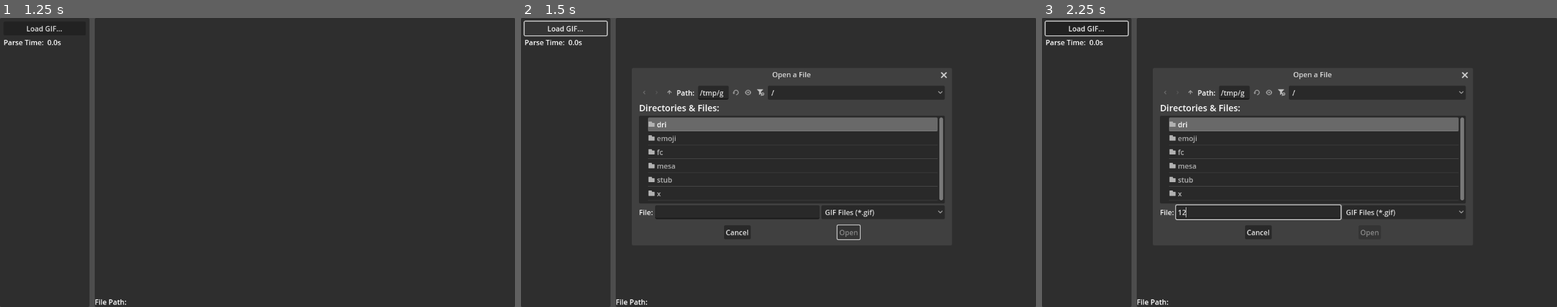
Above: before the commit, frames 1-3 (left to right).
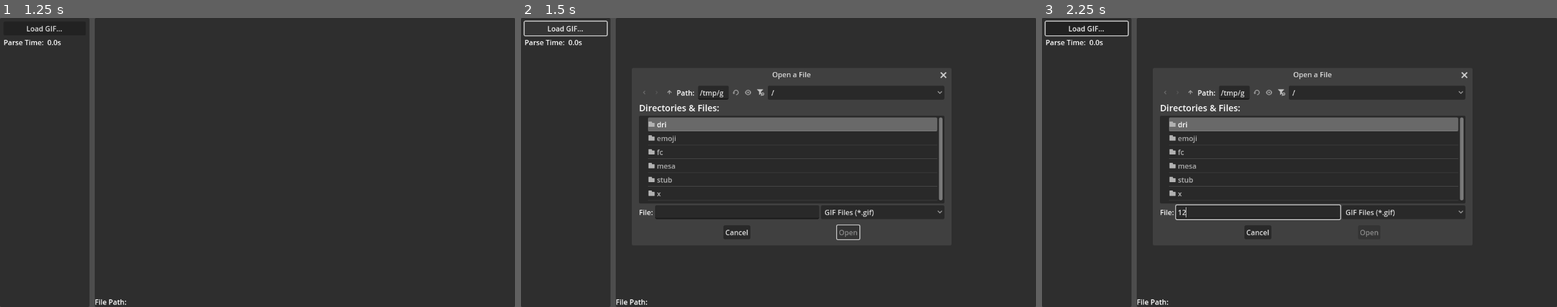
Above: after the commit, the same moments.

Repository: LuizZak/GDScriptGIFLoader
Game: Godot game, scene res://main.tscn
The game is run twice, just before and just after one commit, with the same random seed, the same clock (stepped at 60 frames per second) and the same inputs.
Inputs (mouse positions are in pixels of both pictures, inside the frame that each line leads up to):
- Up to frame 1 (1.25 s): tap Enter at 0.5 s
- Up to frame 2 (1.5 s): click "Load GIF..." at 1.25 s
- Up to frame 3 (2.25 s): click (1258, 211) at 2.02 s; type "12" at 2.1 s

Frame 1 is identical in both runs. In frame 2, 0.3% of the frame differs, in the area x 39-83%, y 18-77%; in frame 3, 0.3%.

Commit message:
Applying typing to more declarations

Diff:
--- a/main.tscn
+++ b/main.tscn
@@ -73,6 +73,24 @@
 unique_name_in_owner = true
 layout_mode = 2
 
+[node name="LoadingPanelContainer" type="PanelContainer" parent="."]
+unique_name_in_owner = true
+visible = false
+layout_mode = 1
+anchors_preset = 15
+anchor_right = 1.0
+anchor_bottom = 1.0
+grow_horizontal = 2
+grow_vertical = 2
+
+[node name="CenterContainer" type="CenterContainer" parent="LoadingPanelContainer"]
+layout_mode = 2
+
+[node name="Label" type="Label" parent="LoadingPanelContainer/CenterContainer"]
+layout_mode = 2
+theme_override_font_sizes/font_size = 32
+text = "Loading..."
+
 [node name="FileDialog" type="FileDialog" parent="."]
 unique_name_in_owner = true
 initial_position = 1
--- a/project.godot
+++ b/project.godot
@@ -14,3 +14,8 @@
 run/main_scene="uid://dr06pyksdqo64"
 config/features=PackedStringArray("4.4", "Forward Plus")
 config/icon="res://icon.svg"
+
+[debug]
+
+gdscript/warnings/untyped_declaration=1
+gdscript/warnings/unsafe_call_argument=1
--- a/scripts/GIFLoader/byte_reader_stream.gd
+++ b/scripts/GIFLoader/byte_reader_stream.gd
@@ -9,7 +9,7 @@
     get:
         return _buffer.size() - _offset
 
-func _init(buffer: PackedByteArray, offset: int = 0):
+func _init(buffer: PackedByteArray, offset: int = 0) -> void:
     self._buffer = buffer
     self._offset = offset
 
@@ -46,76 +46,76 @@
 
 ## Reads an unsinged 8-bit integer and moves the stream forward by 1 byte.
 func read_u8() -> int:
-    var v = self._buffer.decode_u8(_offset)
+    var v := self._buffer.decode_u8(_offset)
     advance(1)
     return v
 
 ## Reads a signed 8-bit integer and moves the stream forward by 1 byte.
 func read_s8() -> int:
-    var v = self._buffer.decode_s8(_offset)
+    var v := self._buffer.decode_s8(_offset)
     advance(1)
     return v
 
 ## Reads an unsigned 16-bit integer and moves the stream forward by 2 bytes.
 func read_u16() -> int:
-    var v = self._buffer.decode_u16(_offset)
+    var v := self._buffer.decode_u16(_offset)
     advance(2)
     return v
 
 ## Reads an unsigned 16-bit integer encoded as least-significant byte first,
 ## and moves the stream forward by 2 bytes.
 func read_u16_little_endian() -> int:
-    var low = read_u8()
-    var high = read_u8() << 8
+    var low := read_u8()
+    var high := read_u8() << 8
     return high | low
 
 ## Reads a signed 16-bit integer and moves the stream forward by 2 bytes.
 func read_s16() -> int:
-    var v = self._buffer.decode_s16(_offset)
+    var v := self._buffer.decode_s16(_offset)
     advance(2)
     return v
 
 ## Reads an signed 16-bit integer encoded as least-significant byte first,
 ## and moves the stream forward by 2 bytes.
 func read_s16_little_endian() -> int:
-    var low = read_u8()
-    var high = read_u8() << 8
+    var low := read_u8()
+    var high := read_u8() << 8
     if low | high < 0:
         return -1
     return high | low
 
 ## Reads an unsigned 32-bit integer and moves the stream forward by 4 bytes.
 func read_u32() -> int:
-    var v = self._buffer.decode_u32(_offset)
+    var v := self._buffer.decode_u32(_offset)
     advance(4)
     return v
 
 ## Reads a signed 32-bit integer and moves the stream forward by 4 bytes.
 func read_s32() -> int:
-    var v = self._buffer.decode_s32(_offset)
+    var v := self._buffer.decode_s32(_offset)
     advance(4)
     return v
 
 ## Reads an unsigned 64-bit integer and moves the stream forward by 8 bytes.
 func read_u64() -> int:
-    var v = self._buffer.decode_u64(_offset)
+    var v := self._buffer.decode_u64(_offset)
     advance(8)
     return v
 
 ## Reads a signed 64-bit integer and moves the stream forward by 8 bytes.
 func read_s64() -> int:
-    var v = self._buffer.decode_s64(_offset)
+    var v := self._buffer.decode_s64(_offset)
     advance(8)
     return v
 
 ## Reads an arbitrary chunk of data from this byte reader and moves the stream
 ## forward by `size` bytes.
 func read_data(size: int) -> PackedByteArray:
-    var v = self._buffer.slice(_offset, _offset + size)
+    var v := self._buffer.slice(_offset, _offset + size)
     advance(size)
     return v
 
 ## Decodes the next `length` bytes from the stream as an ASCII-encoded String.
 func read_ascii(length: int) -> String:
-    var data = read_data(length)
+    var data := read_data(length)
     return data.get_string_from_ascii()
--- a/scripts/GIFLoader/components/application_extension.gd
+++ b/scripts/GIFLoader/components/application_extension.gd
@@ -11,8 +11,8 @@
 var _application_data: Array[DataBlock]
 var _error: Error
 
-func _init(input_stream: ByteReaderStream):
-    var identification_block = DataBlock.new(input_stream)
+func _init(input_stream: ByteReaderStream) -> void:
+    var identification_block := DataBlock.new(input_stream)
     var application_data: Array[DataBlock] = []
 
     if not input_stream.is_eof():
@@ -32,14 +32,14 @@
 func get_error() -> Error:
     return _error
 
-func _save_data(identification_block: DataBlock, application_data: Array[DataBlock]):
+func _save_data(identification_block: DataBlock, application_data: Array[DataBlock]) -> void:
     _identification_block = identification_block
 
     if _identification_block.get_declared_block_size() != 11:
         _error = Error.ERR_FILE_CORRUPT
         return
 
-    var stream = _identification_block.get_data_as_byte_reader_stream()
+    var stream := _identification_block.get_data_as_byte_reader_stream()
 
     _application_identifier = stream.read_ascii(8)
     _application_authentication_code = stream.read_ascii(3)
--- a/scripts/GIFLoader/components/color_table.gd
+++ b/scripts/GIFLoader/components/color_table.gd
@@ -5,7 +5,7 @@
 var _int_colors: PackedInt32Array
 var _error: Error
 
-func _init(input_stream: ByteReaderStream, number_of_colors: int):
+func _init(input_stream: ByteReaderStream, number_of_colors: int) -> void:
     if number_of_colors < 0 or number_of_colors > 256:
         _error = Error.ERR_FILE_CORRUPT
         return
--- a/scripts/GIFLoader/components/data_block.gd
+++ b/scripts/GIFLoader/components/data_block.gd
@@ -15,7 +15,7 @@
 var _data: PackedByteArray
 var _error: Error
 
-func _init(input_stream: ByteReaderStream):
+func _init(input_stream: ByteReaderStream) -> void:
     if input_stream.is_eof():
         _error = Error.ERR_FILE_CORRUPT
         return
@@ -60,7 +60,7 @@
 
 ## Creates an empty data block of size zero.
 static func make_empty() -> DataBlock:
-    var data = PackedByteArray([0])
+    var data := PackedByteArray([0])
     return DataBlock.new(ByteReaderStream.new(data))
 
 ## Skips a data block from the given stream and returns a number that specifies
@@ -76,6 +76,6 @@
 
 # Skips variable length blocks up to and including the next zero length block
 # (block terminator)
-static func skip_blocks(input_stream: ByteReaderStream):
+static func skip_blocks(input_stream: ByteReaderStream) -> void:
     while DataBlock.skip_stream(input_stream) > 0:
         pass
--- a/scripts/GIFLoader/components/gif_frame.gd
+++ b/scripts/GIFLoader/components/gif_frame.gd
@@ -25,7 +25,7 @@
     previous_frame: GifFrame,
     previous_frame_but1: GifFrame,
     index: int
-):
+) -> void:
     _index = index
     _logical_screen_descriptor = logical_screen_descriptor
     _global_color_table = global_color_table
@@ -50,11 +50,11 @@
 
 func _decode(input_stream: ByteReaderStream) -> void:
     _extension = _graphic_control_extension
-    var transparent_color_index = _graphic_control_extension.transparent_color_index()
-
-    var image_descriptor = ImageDescriptor.new(input_stream)
-
-    var background_color = Color.from_rgba8(0, 0, 0, 0)
+    var transparent_color_index := _graphic_control_extension.transparent_color_index()
+
+    var image_descriptor := ImageDescriptor.new(input_stream)
+
+    var background_color := Color.from_rgba8(0, 0, 0, 0)
 
     var active_color_table: ColorTable
     if image_descriptor.has_local_color_table():
@@ -70,8 +70,8 @@
             background_color = Color.from_rgba8(0, 0, 0, 0)
 
     # Decode pixel data
-    var pixel_count = image_descriptor.size().x * image_descriptor.size().y
-    var tbid = TableBasedImageData.new(input_stream, pixel_count)
+    var pixel_count := image_descriptor.size().x * image_descriptor.size().y
+    var tbid := TableBasedImageData.new(input_stream, pixel_count)
     if tbid.get_pixel_indices().is_empty():
         _error = Error.ERR_FILE_CORRUPT
         return
--- a/scripts/GIFLoader/components/gif_header.gd
+++ b/scripts/GIFLoader/components/gif_header.gd
@@ -4,7 +4,7 @@
 var _gif_version: String
 var _error: Error
 
-func _init(input_stream: ByteReaderStream):
+func _init(input_stream: ByteReaderStream) -> void:
     if input_stream.remaining_bytes < 6:
         _error = Error.ERR_FILE_UNRECOGNIZED
         return
--- a/scripts/GIFLoader/components/graphic_control_extension.gd
+++ b/scripts/GIFLoader/components/graphic_control_extension.gd
@@ -25,7 +25,7 @@
 var _transparent_color_index: int
 var _error: Error
 
-func _init(input_stream: ByteReaderStream):
+func _init(input_stream: ByteReaderStream) -> void:
     _block_size = input_stream.read_byte()
 
     var packed := PackedField.new(input_stream.read_byte())
@@ -55,7 +55,6 @@
 func disposal_method() -> DisposalMethod:
     return _disposal_method
 
-## <summary>
 ## Indicates whether or not user input is expected before continuing.
 ## If the flag is set, processing will continue when user input is
 ## entered.
@@ -68,7 +67,6 @@
 ## When a Delay Time is used and the User Input Flag is set,
 ## processing will continue when user input is received or when the
 ## delay time expires, whichever occurs first.
-## </summary>
 func expects_user_input() -> bool:
     return _expects_user_input
 
--- a/scripts/GIFLoader/components/logical_screen_descriptor.gd
+++ b/scripts/GIFLoader/components/logical_screen_descriptor.gd
@@ -22,7 +22,7 @@
 var _pixel_aspect_ratio: int
 var _error: Error
 
-func _init(input_stream: ByteReaderStream):
+func _init(input_stream: ByteReaderStream) -> void:
     if input_stream.remaining_bytes < 7:
         _error = Error.ERR_FILE_CORRUPT
         return
--- a/scripts/GIFLoader/components/netscape_extension.gd
+++ b/scripts/GIFLoader/components/netscape_extension.gd
@@ -7,7 +7,7 @@
 
 var _loop_count: int
 
-func _save_data(identification_block: DataBlock, application_data: Array[DataBlock]):
+func _save_data(identification_block: DataBlock, application_data: Array[DataBlock]) -> void:
     super._save_data(identification_block, application_data)
 
     for block in application_data:
@@ -16,7 +16,7 @@
 
         # The first byte in a Netscape application extension data block should
         # be 1. Ignore if anything else.
-        var reader = block.get_data_as_byte_reader_stream()
+        var reader := block.get_data_as_byte_reader_stream()
         if block.get_actual_block_size() > 2 && reader.read_byte() == 1:
             _loop_count = reader.read_short()
 
--- a/scripts/GIFLoader/components/table_based_image_data.gd
+++ b/scripts/GIFLoader/components/table_based_image_data.gd
@@ -14,7 +14,7 @@
 var _lzw_minimum_code_size: int
 var _error: Error
 
-func _init(input_stream: ByteReaderStream, pixel_count: int):
+func _init(input_stream: ByteReaderStream, pixel_count: int) -> void:
     if pixel_count < 1:
         _error = Error.ERR_PARAMETER_RANGE_ERROR
         return
@@ -34,9 +34,9 @@
     ## Number oof bytes still to be extracted from the current data block
     var bytes_to_extract := 0
 
-    var prefix = PackedInt32Array()
+    var prefix := PackedInt32Array()
     prefix.resize(MAX_STACK_SIZE)
-    var suffix = PackedByteArray()
+    var suffix := PackedByteArray()
     suffix.resize(MAX_STACK_SIZE)
     var pixel_stack: PackedByteArray = []
     pixel_stack.resize(pixel_count)
@@ -64,7 +64,7 @@
     # Initialise block to an empty data block. This will be overwritten
     # first time through the loop with a data block read from the input
     # stream.
-    var block = DataBlock.make_empty()
+    var block := DataBlock.make_empty()
     var block_data: PackedByteArray = []
 
     pixel_index = 0
@@ -99,8 +99,7 @@
 
                 # Append the contents of the current byte in the data block to the
                 # beginning of the datum
-                var new_datum := block_data[index_in_data_block] << meaningful_bits_in_datum
-                datum += new_datum
+                datum += block_data[index_in_data_block] << meaningful_bits_in_datum
 
                 # So we've now got 8 more bits of information in the datum.
                 meaningful_bits_in_datum += 8
--- a/scripts/GIFLoader/gif_decoder.gd
+++ b/scripts/GIFLoader/gif_decoder.gd
@@ -126,7 +126,7 @@
             _:
                 _error = Error.ERR_FILE_CORRUPT
 
-func _add_frame(input_stream: ByteReaderStream, last_gce: GraphicControlExtension):
+func _add_frame(input_stream: ByteReaderStream, last_gce: GraphicControlExtension) -> void:
     var previous_frame: GifFrame = null
     if not _frames.is_empty():
         previous_frame = _frames[-1]
@@ -137,7 +137,7 @@
     else:
         _frame_delays.append(0)
 
-    var frame = GifFrame.new(
+    var frame := GifFrame.new(
         input_stream,
         _lsd,
         _gct,
--- a/scripts/GIFLoader/packed_field.gd
+++ b/scripts/GIFLoader/packed_field.gd
@@ -4,7 +4,7 @@
 
 var _bits: Array[bool] = []
 
-func _init(data: int):
+func _init(data: int) -> void:
     for i in 8:
         var bit_shift := 7 - i
         var bit_value := (data >> bit_shift) & 1
@@ -28,7 +28,7 @@
     var bit_shift := length - 1
 
     for i in range(index, index + length):
-        var bit_value = int(_bits[i]) << bit_shift
+        var bit_value := int(_bits[i]) << bit_shift
         result += bit_value
         bit_shift -= 1
 
--- a/scripts/main.gd
+++ b/scripts/main.gd
@@ -8,7 +8,11 @@
 @onready
 var file_path_label: Label = %FilePathLabel
 @onready
+var loading_panel_container: PanelContainer = %LoadingPanelContainer
+@onready
 var file_dialog: FileDialog = %FileDialog
+
+var _latest_thread: Thread = null
 
 func _ready() -> void:
     file_dialog.access = FileDialog.ACCESS_FILESYSTEM
@@ -17,24 +21,54 @@
     file_dialog.filters = ["*.gif;GIF Files;image/gif"]
     file_dialog.file_mode = FileDialog.FILE_MODE_OPEN_FILE
 
+func _process(delta: float) -> void:
+    if _latest_thread != null:
+        if not _latest_thread.is_alive():
+            var result: GifLoadResult = _latest_thread.wait_to_finish()
+            _update(result)
+            _latest_thread = null
+            loading_panel_container.visible = false
+
 func _on_load_gif_button_pressed() -> void:
     file_dialog.show()
 
 func _on_file_dialog_file_selected(path: String) -> void:
     file_path_label.text = path
 
-    var file = FileAccess.open(path, FileAccess.READ)
+    var file := FileAccess.open(path, FileAccess.READ)
     if file == null:
         return
 
-    var start_time = Time.get_ticks_msec()
+    loading_panel_container.visible = true
 
-    var buffer = file.get_buffer(file.get_length())
-    var gif_decoder = GifDecoder.new(buffer)
+    _latest_thread = Thread.new()
+    var buffer := file.get_buffer(file.get_length())
+    _latest_thread.start(_load_gif.bind(buffer), Thread.PRIORITY_HIGH)
 
-    animated_sprite.sprite_frames = gif_decoder.get_sprite_frames()
+func _update(result: GifLoadResult) -> void:
+    animated_sprite.sprite_frames = result.sprite_frames
     animated_sprite.play(&"default")
 
-    var end_time = Time.get_ticks_msec()
+    var elapsed := result.total_time
+    time_to_load_label.text = "%.2fs" % (elapsed / 1000.0)
 
-    time_to_load_label.text = "%.2fs" % ((end_time - start_time) / 1000.0)
+func _load_gif(buffer: PackedByteArray) -> GifLoadResult:
+    var start_time := Time.get_ticks_msec()
+
+    var gif_decoder := GifDecoder.new(buffer)
+    var sprite_frames := gif_decoder.get_sprite_frames()
+
+    var end_time := Time.get_ticks_msec()
+
+    return GifLoadResult.new(
+        sprite_frames,
+        end_time - start_time
+    )
+
+class GifLoadResult:
+    var sprite_frames: SpriteFrames
+    var total_time: float
+
+    func _init(sprite_frames: SpriteFrames, total_time: float) -> void:
+        self.sprite_frames = sprite_frames
+        self.total_time = total_time
